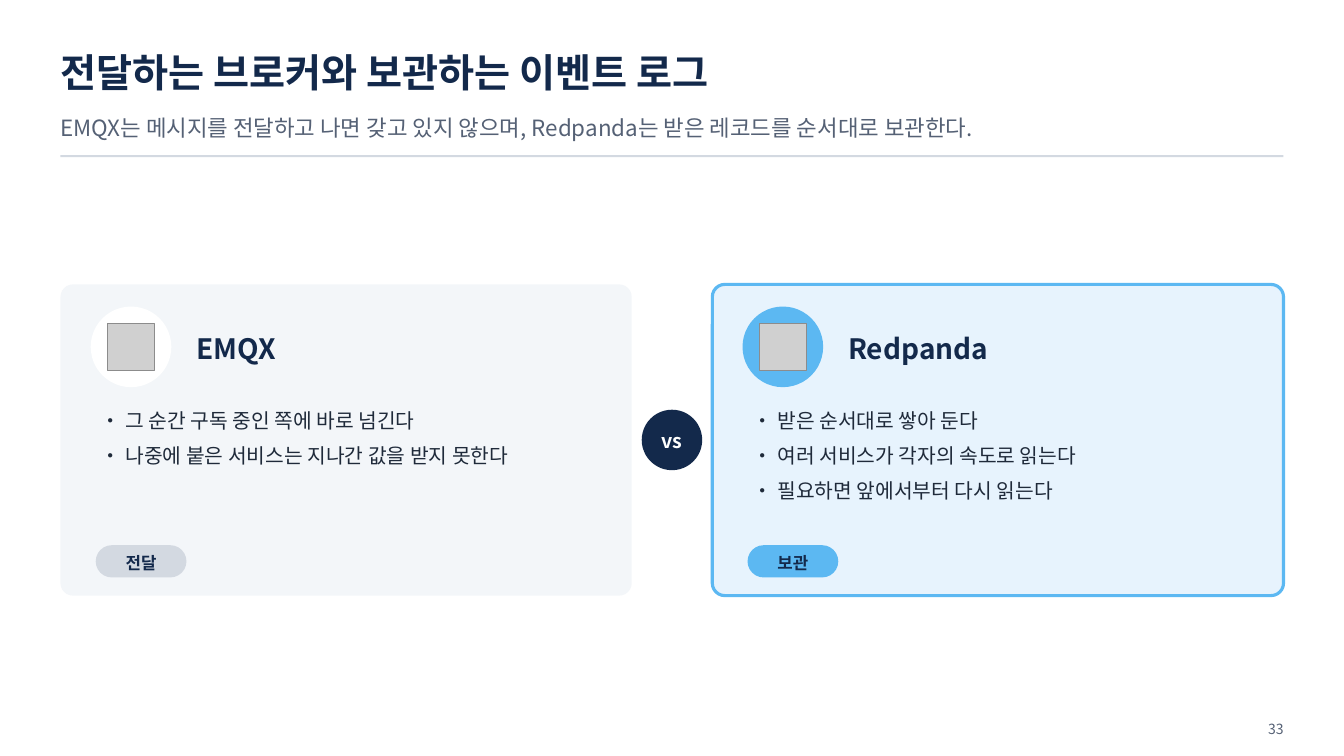
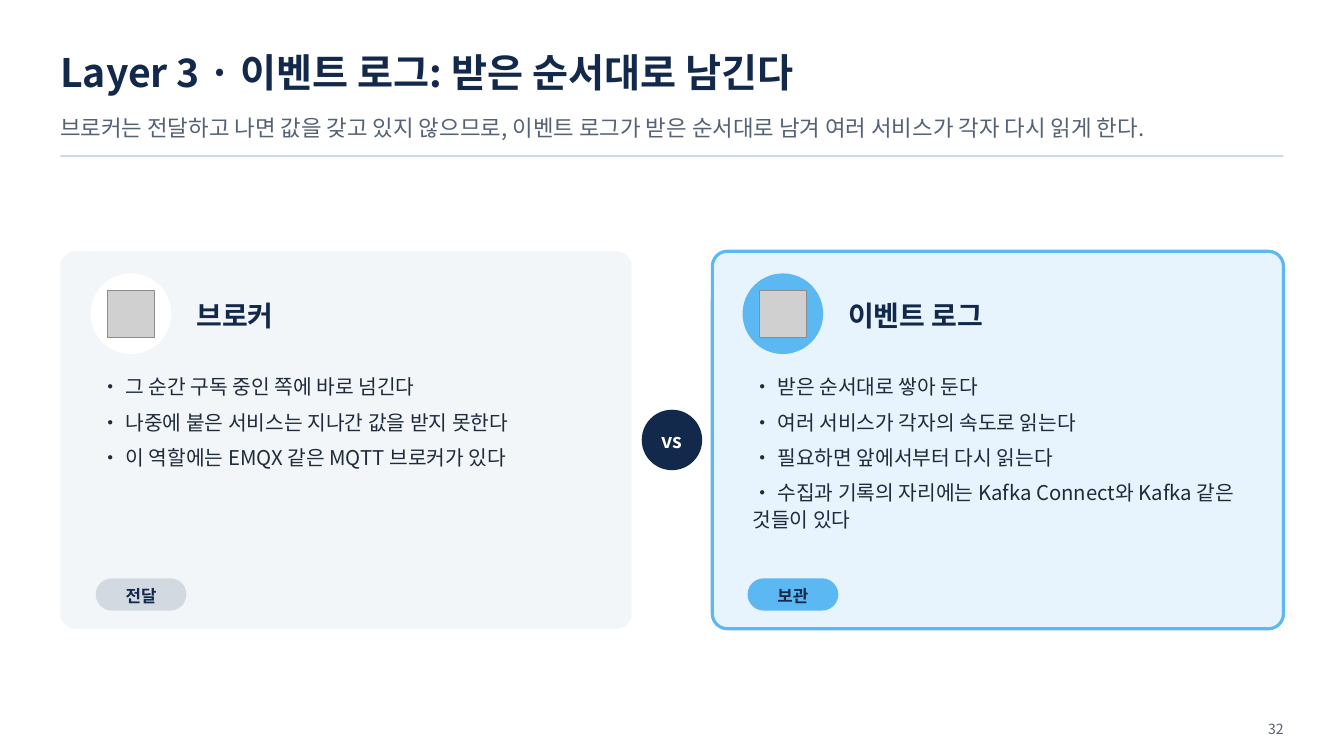
Before and after one commit to uengine-oss/hyd-iot-edu, a slide deck: slide 32 of course/slides/integrated/통합반_01일차.pptx (slide 33 before the commit). Drawn at 1344x756 pixels with LibreOffice and Linux fonts; fonts in the diff are those of the drawing; grey boxes stand for pictures. Boxes give left, top, right and bottom in pixels: in the first picture for what was removed or moved away, otherwise in the second. Text is boxed around its words. In the diff, an @@ line names an element or a change of style, - is before the commit and + after.

```diff
--- a/course/slides/integrated/통합반_01일차.pptx
+++ b/course/slides/integrated/통합반_01일차.pptx
@@ text at (60, 54, 793, 96): text changed @@
-전달하는 브로커와 보관하는 이벤트 로그
+Layer 3 · 이벤트 로그: 받은 순서대로 남긴다
@@ text at (60, 117, 1145, 140): text changed @@
-EMQX는 메시지를 전달하고 나면 갖고 있지 않으며, Redpanda는 받은 레코드를 순서대로 보관한다.
+브로커는 전달하고 나면 값을 갖고 있지 않으므로, 이벤트 로그가 받은 순서대로 남겨 여러 서비스가 각자 다시 읽게 한다.
@@ rounded rectangle: place and size @@
-rounded rectangle at (60, 284, 632, 596)
+rounded rectangle at (60, 251, 632, 629)
@@ rounded rectangle: place and size @@
-rounded rectangle at (713, 284, 1285, 596)
+rounded rectangle at (713, 251, 1285, 629)
@@ 2 pictures, 2 ellipses: place and size @@
-2 pictures, 2 ellipses at (91, 307, 824, 387)
+2 pictures, 2 ellipses at (91, 273, 824, 354)
@@ text at (196, 302, 273, 329): text changed @@
-EMQX
+브로커
@@ text at (848, 302, 984, 329): text changed @@
-Redpanda
+이벤트 로그
@@ text "• 그 순간 구독 중인 ...": place and size @@
-text "• 그 순간 구독 중인 ..." at (125, 411, 508, 465)
+text "• 그 순간 구독 중인 ..." at (125, 377, 508, 469)
@@ text "• 받은 순서대로 쌓아 둔다": place and size @@
-text "• 받은 순서대로 쌓아 둔다" at (777, 411, 1076, 500)
+text "• 받은 순서대로 쌓아 둔다" at (752, 377, 1234, 529)
@@ text at (125, 448, 506, 469): paragraph added @@
+• 이 역할에는 EMQX 같은 MQTT 브로커가 있다
@@ text at (752, 483, 1234, 529): paragraph added @@
+• 수집과 기록의 자리에는 Kafka Connect와 Kafka 같은 것들이 있다
@@ 2 texts, 2 rounded rectangles: place and size @@
-2 texts, 2 rounded rectangles at (96, 545, 839, 578)
+2 texts, 2 rounded rectangles at (96, 579, 839, 611)
@@ text at (1268, 723, 1284, 734): text changed @@
-33
+32
```
Also in this commit, not shown: 70 other slides changed, 2 slides added, 5 slides removed, 9 other files.
